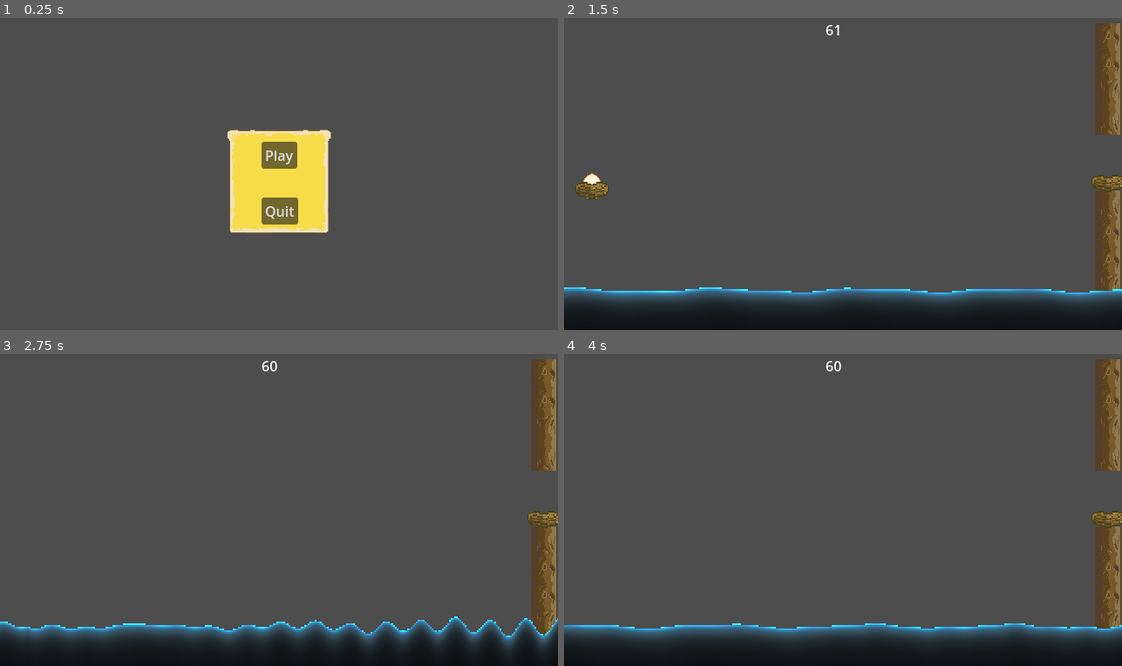
Above: before the commit, frames 1-4 (two rows, left to right).
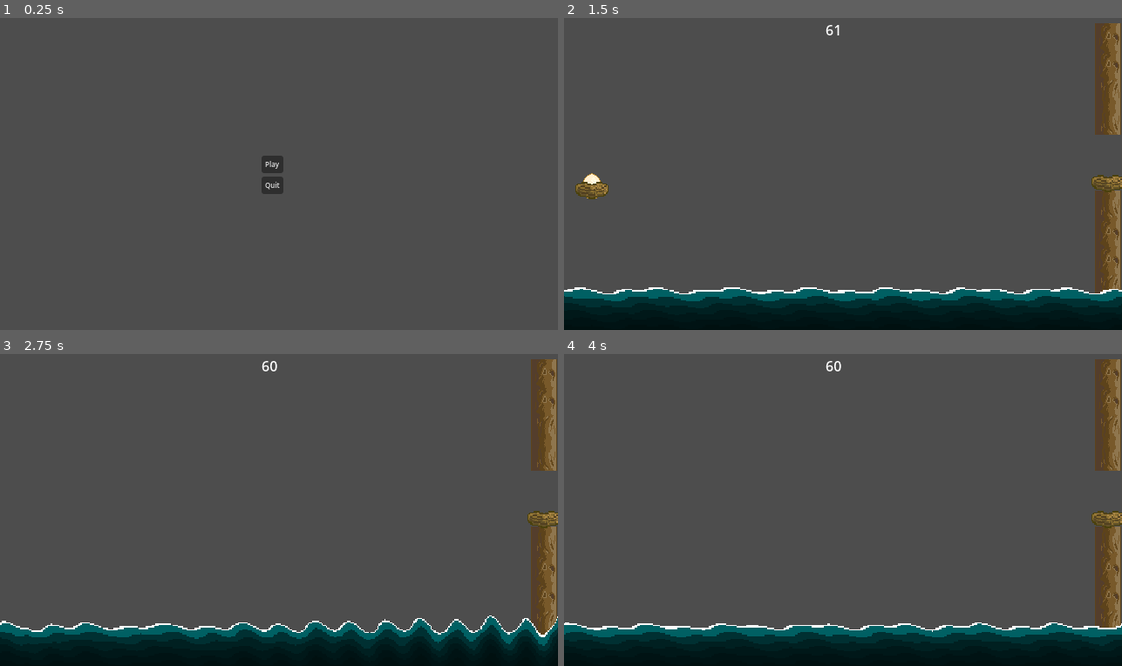
Above: after the commit, the same moments.

Repository: SuperGameBug/Hop_n_Zip
Game: Godot game, scene res://levels/lvl_main.tscn
Two runs of this game, one before a commit and one after it. Both use one fixed random seed, a clock stepped at 60 frames per second and the inputs below.
Inputs (mouse positions are in pixels of both pictures, inside the frame that each line leads up to):
- Up to frame 1 (0.25 s): no input
- Up to frame 2 (1.5 s): click "Play" at 0.5 s; move the mouse to (965, 158) at 1.27 s; click (965, 158) at 1.35 s
- Up to frame 3 (2.75 s): move the mouse to (167, 525) at 2.02 s; right-click (167, 525) at 2.1 s
- Up to frame 4 (4 s): move the mouse to (898, 441) at 2.77 s; click (898, 441) at 2.85 s; move the mouse to (815, 572) at 3.52 s; right-click (815, 572) at 3.6 s

The runs differ from the first frame. In frame 1, 5.9% of the frame differs, in the area x 40-60%, y 35-69%; in frame 2, 6.5%; in frame 3, 6.5%, in the area x 0-100%, y 83-97%; in frame 4, 6.5%.

Commit message:
Updated Water shader
Changed the look more pixely and added stutter to the motion of the waves.

Fixed an issue where reloading the scene won't stop the ripple effect and the ripple would persist forever.

Diff:
--- a/levels/lvl_main.tscn
+++ b/levels/lvl_main.tscn
@@ -1,8 +1,8 @@
 [gd_scene load_steps=4 format=3 uid="uid://cvx72y1mfi5gk"]
 
 [ext_resource type="Script" path="res://systems/main.gd" id="1_j2os0"]
-[ext_resource type="Texture2D" uid="uid://dqmxuco6vhc4k" path="res://sprites/ui/UI.png" id="2_vyt2o"]
-[ext_resource type="AudioStream" uid="uid://b1i23inyuilib" path="res://audio/music/_menu_music_low.wav" id="3_s5jyf"]
+[ext_resource type="FontFile" uid="uid://ddvu4pqfjrwrj" path="res://sprites/ui/Fonts.png" id="3_3jp7i"]
+[ext_resource type="AudioStream" uid="uid://bqqqgf3lrve8s" path="res://audio/music/main_menu.ogg" id="3_lvl8q"]
 
 [node name="Main" type="Node2D"]
 position = Vector2(320, 180)
@@ -10,35 +10,32 @@
 
 [node name="Camera2D" type="Camera2D" parent="."]
 
-[node name="NinePatchRect" type="NinePatchRect" parent="Camera2D"]
-offset_left = -64.0
-offset_top = -52.0
-offset_right = 64.0
-offset_bottom = 76.0
-texture = ExtResource("2_vyt2o")
-patch_margin_left = 32
-patch_margin_top = 32
-patch_margin_right = 32
-patch_margin_bottom = 32
+[node name="AudioStreamPlayer" type="AudioStreamPlayer" parent="Camera2D"]
+stream = ExtResource("3_lvl8q")
+autoplay = true
+bus = &"BG_Score"
 
-[node name="btnPlay" type="Button" parent="Camera2D/NinePatchRect"]
-offset_left = 44.0
-offset_top = 16.0
-offset_right = 85.0
-offset_bottom = 47.0
+[node name="GridContainer" type="GridContainer" parent="."]
+offset_left = -20.0
+offset_top = -20.0
+offset_right = 20.0
+offset_bottom = 20.0
+
+[node name="VBoxContainer" type="VBoxContainer" parent="GridContainer"]
+layout_mode = 2
+
+[node name="btnPlay" type="Button" parent="GridContainer/VBoxContainer"]
+layout_mode = 2
+theme_override_fonts/font = ExtResource("3_3jp7i")
+theme_override_font_sizes/font_size = 8
 text = "Play"
 
-[node name="btnQuit" type="Button" parent="Camera2D/NinePatchRect"]
-offset_left = 44.0
-offset_top = 80.0
-offset_right = 86.0
-offset_bottom = 111.0
+[node name="btnQuit" type="Button" parent="GridContainer/VBoxContainer"]
+layout_mode = 2
+theme_override_fonts/font = ExtResource("3_3jp7i")
+theme_override_font_sizes/font_size = 8
 text = "Quit
 "
 
-[node name="AudioStreamPlayer" type="AudioStreamPlayer" parent="Camera2D"]
-stream = ExtResource("3_s5jyf")
-autoplay = true
-
-[connection signal="pressed" from="Camera2D/NinePatchRect/btnPlay" to="." method="_on_btn_play_pressed"]
-[connection signal="pressed" from="Camera2D/NinePatchRect/btnQuit" to="." method="_on_btn_quit_pressed"]
+[connection signal="pressed" from="GridContainer/VBoxContainer/btnPlay" to="." method="_on_btn_play_pressed"]
+[connection signal="pressed" from="GridContainer/VBoxContainer/btnQuit" to="." method="_on_btn_quit_pressed"]
--- a/shaders/posterized_waterbody.gdshader
+++ b/shaders/posterized_waterbody.gdshader
@@ -6,16 +6,19 @@
 uniform bool _startDrop = false;
 
 group_uniforms Colours;
-uniform vec3 _baseColour : source_color;
+uniform vec3 _topColour : source_color;
 uniform vec3 _bottomColour : source_color;
 uniform float _waterBlending : hint_range(0.0, 10.0, 0.01);
+uniform float _waterHighlight : hint_range(0.0, 1.0, .01) = 1.;
 
 group_uniforms Waves;
 uniform vec2 _water_waves_frequency = vec2(0.1,0.05);
 uniform vec2 _water_waves_height = vec2(1.,5.);
 uniform vec2 _water_waves_speed = vec2(1.,2.);
 uniform float _waterDepth = 0.;
+uniform float _irregularity : hint_range(-2.00, 2.0, .01) = 1.;
 
+#define _motionStutter .1
 
 uniform float _dropPosition : hint_range(0.0, 1.0, 0.010);
 
@@ -27,7 +30,8 @@
 
 
 void fragment() {
-	float posterizedTime = fPosterize(TIME,0.1);
+	float posterizedTime = fPosterize(TIME,_motionStutter);
+	//float posterizedTime = TIME;
 	vec2 _uv = UV;
 	_uv.x = fPosterize(_uv.x,_pixel_size);
 	_uv.y = fPosterize(_uv.y,_pixel_size);
@@ -52,20 +56,22 @@
 
 
 	float topClip = _uv.y;
-	topClip += (((sin((_uv.x * _water_waves_frequency.x - (_uv.y / 5.)) + (posterizedTime * _water_waves_speed.x))*_water_waves_height.x) +
+	topClip += (((sin((_uv.x * _water_waves_frequency.x - (_uv.y * _irregularity)) + (posterizedTime * _water_waves_speed.x))*_water_waves_height.x) +
 				(sin((_uv.x * _water_waves_frequency.y) + (posterizedTime * _water_waves_speed.y))*_water_waves_height.y)) - 4.);
 
 	topClip += (ripple);
+	//topClip = fSaturate(fPosterize(topClip,_pixel_size));
+	//topClip = step(_waterHighlight,(topClip));
+
+	float blendedWater = step(_waterHighlight,(topClip) / (_waterBlending));
 
 
-	vec3 waterColour = mix(_baseColour,_bottomColour,vec3(fSaturate((topClip) / _waterBlending)));
-	//vec3 waterColour = vec3((fSaturate(topClip) - fSaturate(ripple)) / _waterBlending);
+	vec3 waterColour = mix(_topColour,_bottomColour,vec3(fSaturate(blendedWater*topClip)));
 
-	COLOR.xyz =  waterColour / topClip;
-	//COLOR.a = round(smoothstep(_waterDepth,0.,topClip)) / round(topClip);
-	//COLOR.a = round(topClip - (ripple));
-	COLOR.a = round(topClip);
 
-	//COLOR.xyz = vec3();
+	COLOR.xyz =  ((waterColour) / fPosterize((topClip),2.));
+
+	COLOR.a = smoothstep(_waterDepth,1.,topClip) * topClip;
+	COLOR.a = round(COLOR.a);
 
 }
--- a/systems/World/WaterBody/mat_water_body.tres
+++ b/systems/World/WaterBody/mat_water_body.tres
@@ -7,12 +7,14 @@
 shader_parameter/_waterWidth = 0.0
 shader_parameter/_ripple_intensity = 1.0
 shader_parameter/_startDrop = false
-shader_parameter/_baseColour = Color(0.00906716, 0.44334, 0.707766, 1)
-shader_parameter/_bottomColour = Color(0.584199, 0.810015, 0.942301, 1)
-shader_parameter/_waterBlending = 2.87
-shader_parameter/_water_waves_frequency = Vector2(0.33, 0.15)
-shader_parameter/_water_waves_height = Vector2(0.2, 0.5)
+shader_parameter/_topColour = Color(0.643137, 0.894118, 0.988235, 1)
+shader_parameter/_bottomColour = Color(0, 0.754, 0.78, 1)
+shader_parameter/_waterBlending = 10.0
+shader_parameter/_waterHighlight = 0.05
+shader_parameter/_water_waves_frequency = Vector2(0.585, 0.27)
+shader_parameter/_water_waves_height = Vector2(0.4, 0.5)
 shader_parameter/_water_waves_speed = Vector2(1, 5)
-shader_parameter/_waterDepth = 32.0
+shader_parameter/_waterDepth = 18.98
+shader_parameter/_irregularity = 0.78
 shader_parameter/_dropPosition = 0.0
-shader_parameter/_pixel_size = 0.25
+shader_parameter/_pixel_size = 0.4
--- a/systems/World/WaterBody/sct_water_body.gd
+++ b/systems/World/WaterBody/sct_water_body.gd
@@ -11,14 +11,8 @@
 
 # Called when the node enters the scene tree for the first time.
 func _ready():
-	_make_ripple = false
-	self.global_position = Vector2(_body_size / 2.,_screen_bottom)
-	_watermaterial = self.material
-	_watermaterial.set_shader_parameter("_waterWidth", _body_size)
+	_initialise()
 
-	print(_body_size/4.)
-
-	#pass
 
 func _process(delta):
 	if(_make_ripple == true):
@@ -67,3 +61,15 @@
 	ripple_tween.tween_property(self, "_ripple_intensity", goal,length)
 	if(callback):
 		ripple_tween.tween_callback(callback)
+
+
+func _initialise():
+	#_make_ripple = false
+	self.global_position = Vector2(_body_size / 2.,_screen_bottom)
+	_watermaterial = self.material
+	_watermaterial.set_shader_parameter("_waterWidth", _body_size)
+
+	_end_ripple()
+
+
+	print(_body_size/4.)
